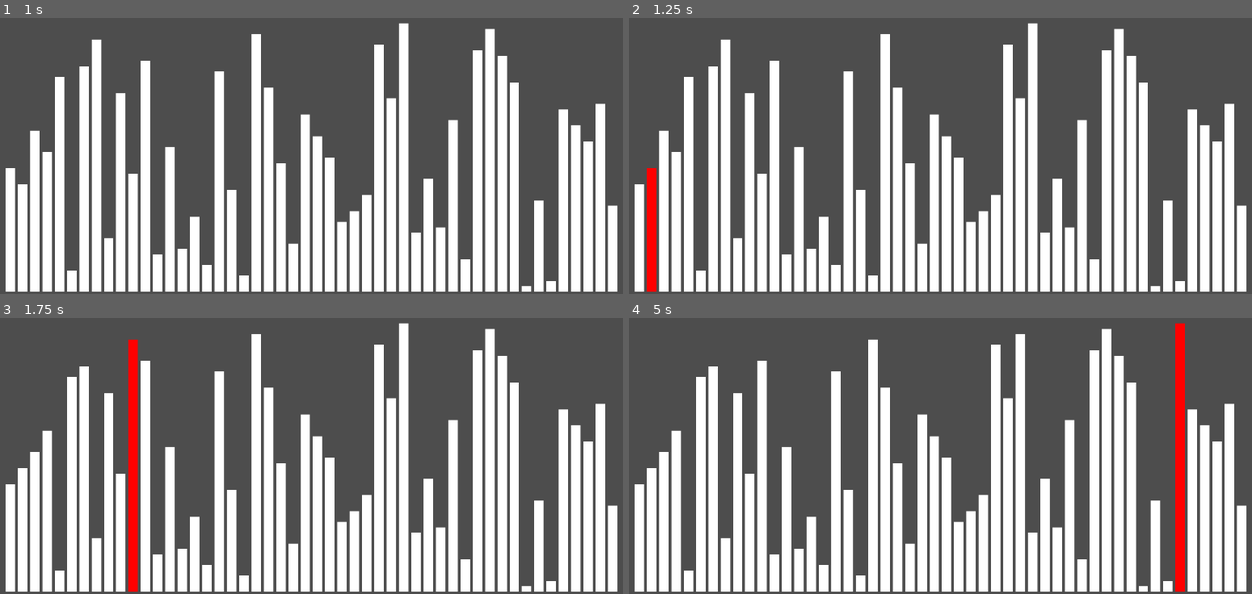
Above: before the commit, frames 1-4 (two rows, left to right).
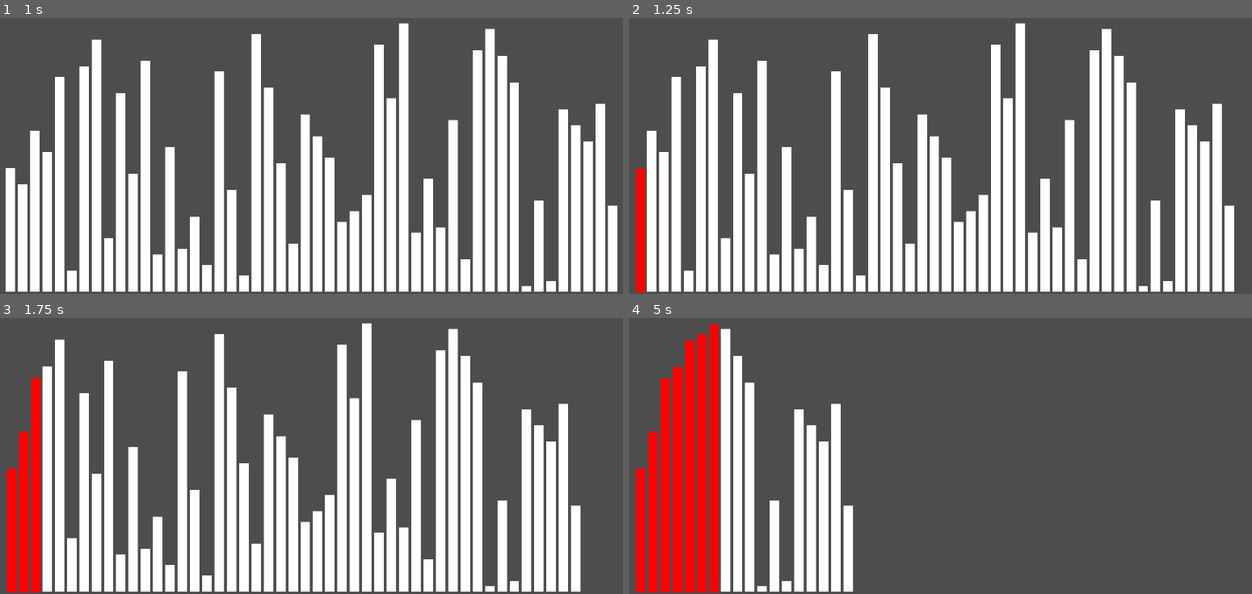
Above: after the commit, the same moments.

Repository: gabrielanthonyg2010-prog/Sorting-Algorithms
Game: Godot game, scene res://node.tscn
The game is run twice, just before and just after one commit, with the same random seed, the same clock (stepped at 60 frames per second) and the same inputs.
Inputs:
- Up to frame 1 (1 s): tap Enter at 0.5 s
- Up to frame 2 (1.25 s): no input
- Up to frame 3 (1.75 s): no input
- Up to frame 4 (5 s): no input

Frame 1 is identical in both runs. In frame 2, 28% of the frame differs, in the area x 0-100%, y 1-100%; in frame 3, 34%; in frame 4, 42%.

Commit message:
Stalin Sort

Diff:
--- a/Sorter.gd
+++ b/Sorter.gd
@@ -12,11 +12,12 @@
 var heightDif : float
 enum sortType {
 	bogosort,
+	bubble,
+	insert,
 	select,
-	insert,
-	bubble
+	stalin,
 }
-var sort = sortType.bubble
+var sort = sortType.stalin
 
 func add_bars(numberOfBars):
 	width = ((borderR - marginStart * 2) - barSeparation * (numberOfBars - 1)) / numberOfBars
@@ -132,6 +133,25 @@
 		move_bars(z)
 		bars[z].modulate = "GREEN"
 
+func stalin_sort():
+	var index = 0
+	while true:
+		bars[index].modulate = "RED"
+		if barHeights[bars[index]] > barHeights[bars[index+1]]:
+			bars[index+1].position = Vector2(1000000,1000000000000)
+			bars.erase(bars[index+1])
+		else:
+			index += 1
+		for z in range(len(bars)):
+			move_bars(z)
+		for x in range(6):
+			await get_tree().process_frame
+		if index == len(bars)-1:
+			break
+	for z in range(len(bars)):
+		move_bars(z)
+		bars[z].modulate = "GREEN"
+
 func _ready():
 	add_bars(50)
 	for x in range(60):
@@ -158,6 +178,8 @@
 				insertion_sort()
 			sortType.bubble:
 				bubble_sort()
+			sortType.stalin:
+				stalin_sort()
 
 func move_bars(barIndex):
 	bars[barIndex].position = Vector2(marginStart+(barSeparation+width)*barIndex,borderD-4)
